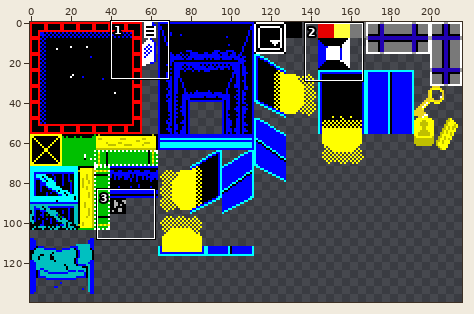
Two states of a sprite sheet, Project/Content/Sprites/Tilemap/tilemap.png. Above, an overview of the earlier version with the close-up marked.
Close-up. Old version:
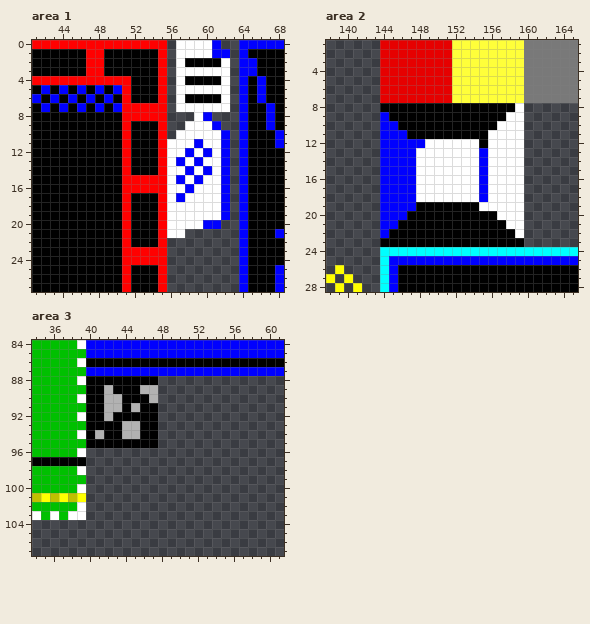
The file is 216x200 pixels. Shown: area 1: x 41..68, y 0..27; area 2: x 138..165, y 1..28; area 3: x 34..61, y 84..107. The wide view leaves out empty margins.
The same view after the edit:
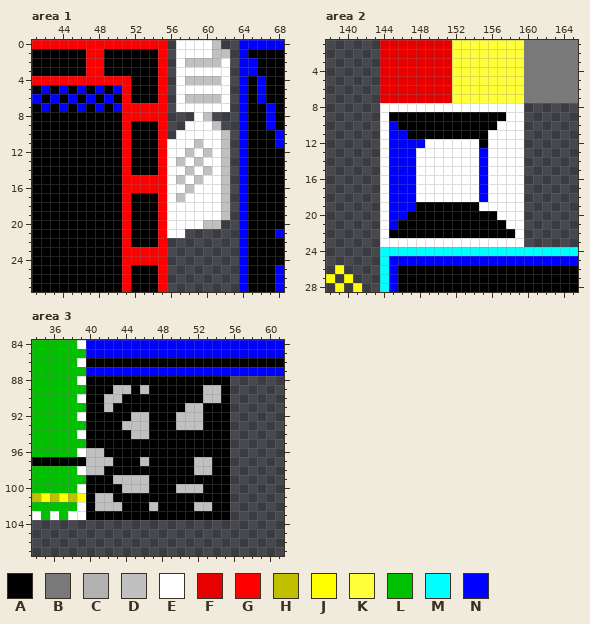
Palette (. is transparent): A #000000  B #797979  C #b2b2b2  D #c0c0c0  E #ffffff  F #e60000  G #ff0000  H #c0c000  J #ffff00  K #ffff3a  L #00c000  M #00ffff  N #0000ff
The edit:
--- area 1
@@ x 55..64 @@
- 0 G.EEEEN..N
- 1 G.EEEENN.N
- 2 G.EAAAAE.N
+ 0 G.EEEED..N
+ 1 G.EEEEDD.N
+ 2 G.EDDDDE.N
  3 G.EEEEEE.N
- 4 G.EAAAAE.N
+ 4 G.EDDDDE.N
  5 G.EEEEEE.N
- 6 G.EAAAAE.N
+ 6 G.EDDDDE.N
  7 G.EEEEEE.N
- 8 G...EN...N
- 9 G..EEEN..N
-10 G.EEEEEN.N
-11 GEEENEEN.N
-12 GEENENEN.N
-13 GENENEEN.N
-14 GEENENEN.N
-15 GENENEEN.N
-16 GEENEEEN.N
-17 GENEEEEN.N
-18 GEEEEEEN.N
-19 GEEEEEEN.N
-20 GEEEENN..N
+ 8 G...ED...N
+ 9 G..EEED..N
+10 G.EEEEED.N
+11 GEEEDEED.N
+12 GEEDEDED.N
+13 GEDEDEED.N
+14 GEEDEDED.N
+15 GEDEDEED.N
+16 GEEDEEED.N
+17 GEDEEEED.N
+18 GEEEEEED.N
+19 GEEEEEED.N
+20 GEEEEDD..N
 21 GEE......N
--- area 2
@@ x 138..165 @@
  7 ......FFFFFFFFKKKKKKKKBBBBBB
- 8 ......AAAAAAAAAAAAAAAE......
- 9 ......NAAAAAAAAAAAAAEE......
-10 ......NNAAAAAAAAAAAEEE......
-11 ......NNNAAAAAAAAAEEEE......
-12 ......NNNNNEEEEEEAEEEE......
-13 ......NNNNEEEEEEENEEEE......
-14 ......NNNNEEEEEEENEEEE......
-15 ......NNNNEEEEEEENEEEE......
-16 ......NNNNEEEEEEENEEEE......
-17 ......NNNNEEEEEEENEEEE......
-18 ......NNNNEEEEEEENEEEE......
-19 ......NNNNAAAAAAAEEEEE......
-20 ......NNNAAAAAAAAAAEEE......
-21 ......NNAAAAAAAAAAAAEE......
-22 ......NAAAAAAAAAAAAAAE......
-23 ......AAAAAAAAAAAAAAAA......
+ 8 ......EEEEEEEEEEEEEEEE......
+ 9 ......EAAAAAAAAAAAAAEE......
+10 ......ENAAAAAAAAAAAEEE......
+11 ......ENNAAAAAAAAAEEEE......
+12 ......ENNNNEEEEEEAEEEE......
+13 ......ENNNEEEEEEENEEEE......
+14 ......ENNNEEEEEEENEEEE......
+15 ......ENNNEEEEEEENEEEE......
+16 ......ENNNEEEEEEENEEEE......
+17 ......ENNNEEEEEEENEEEE......
+18 ......ENNNEEEEEEENEEEE......
+19 ......ENNNAAAAAAAEEEEE......
+20 ......ENNAAAAAAAAAAEEE......
+21 ......ENAAAAAAAAAAAAEE......
+22 ......EAAAAAAAAAAAAAAE......
+23 ......EEEEEEEEEEEEEEEE......
 24 ......MMMMMMMMMMMMMMMMMMMMMM
--- area 3
@@ x 34..61 @@
  87 LLLLLLNNNNNNNNNNNNNNNNNNNNNN
- 88 LLLLLEAAAAAAAA..............
- 89 LLLLLLAACAAACC..............
- 90 LLLLLEAACCAAAC..............
- 91 LLLLLLAACCACAA..............
- 92 LLLLLEAACAAAAA..............
- 93 LLLLLLAAAACCAA..............
- 94 LLLLLEACAACCAA..............
- 95 LLLLLLAAAAAAAA..............
- 96 LLLLLE......................
- 97 AAAAAA......................
- 98 LLLLLE......................
- 99 LLLLLL......................
-100 LLLLLE......................
-101 HJHJHJ......................
-102 LLLLLE......................
-103 ELELEE......................
+ 88 LLLLLEAAAAAAAAAAAAAAAA......
+ 89 LLLLLLAAADDADAAAAAADDA......
+ 90 LLLLLEAADDAAAAAAAAADDA......
+ 91 LLLLLLAADAAAAAAAADDAAA......
+ 92 LLLLLEAAAAADDAAADDDAAA......
+ 93 LLLLLLAAAADDDAAADDDAAA......
+ 94 LLLLLEAAAAADDAAAAAAAAA......
+ 95 LLLLLLAAAAAAAAAAAAAAAA......
+ 96 LLLLLEDDAAAAAAAAAAAAAA......
+ 97 AAAAAADDDAAADAAAAADDAA......
+ 98 LLLLLEDDAAAAAAAAAADDAA......
+ 99 LLLLLLAAADDDDAAAAAAAAA......
+100 LLLLLEAAAADDDAAADDDAAA......
+101 HJHJHJADDAAAAAAAAAAAAA......
+102 LLLLLEADDDAAADAAAADDAA......
+103 ELELEEAAAAAAAAAAAAAAAA......
 104 ............................
Pixel boxes of the changes (left, top, right, bottom) in both close-ups:
changed: (176, 40, 230, 229)
changed: (380, 103, 524, 247)
changed: (86, 376, 230, 520)
